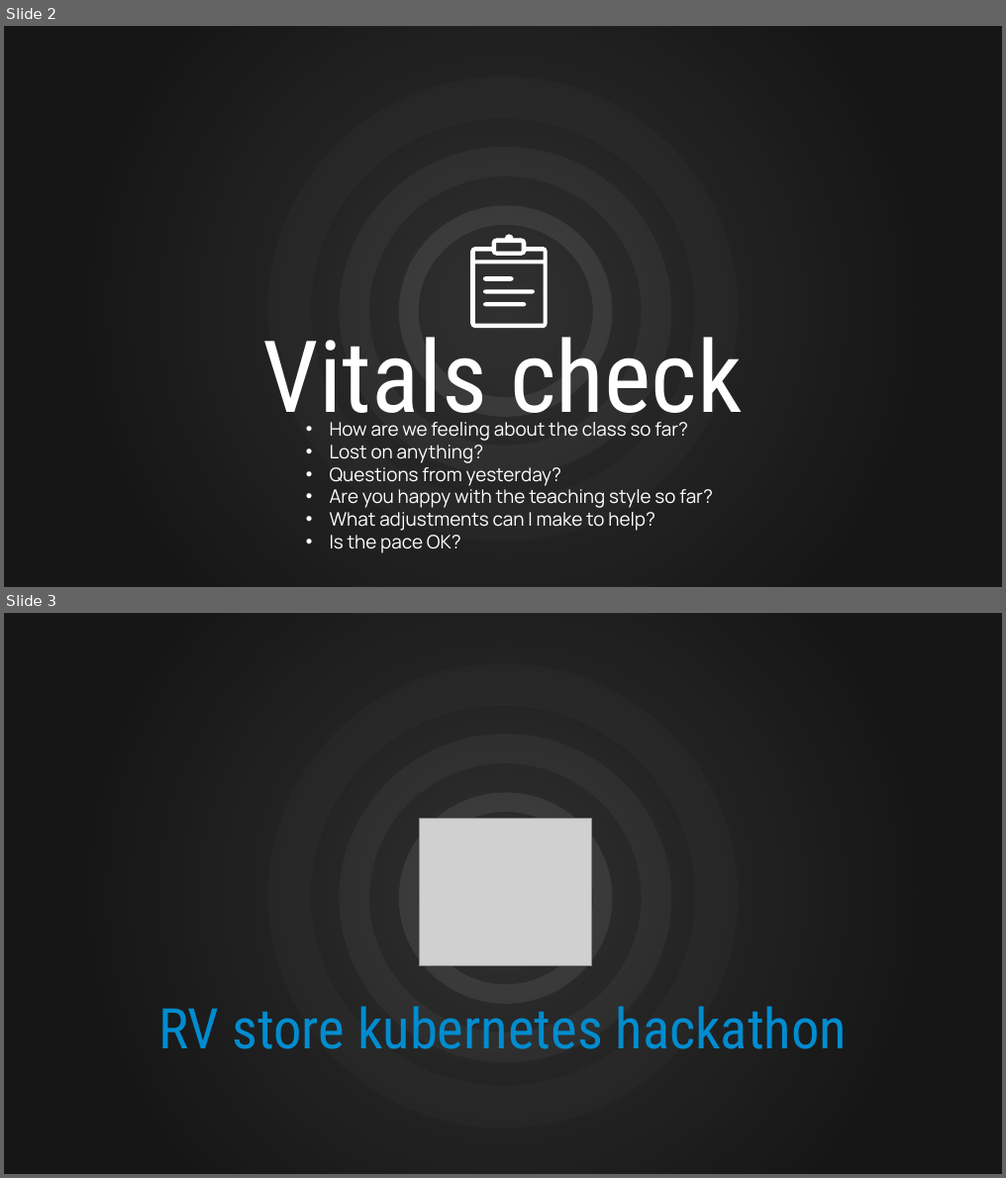
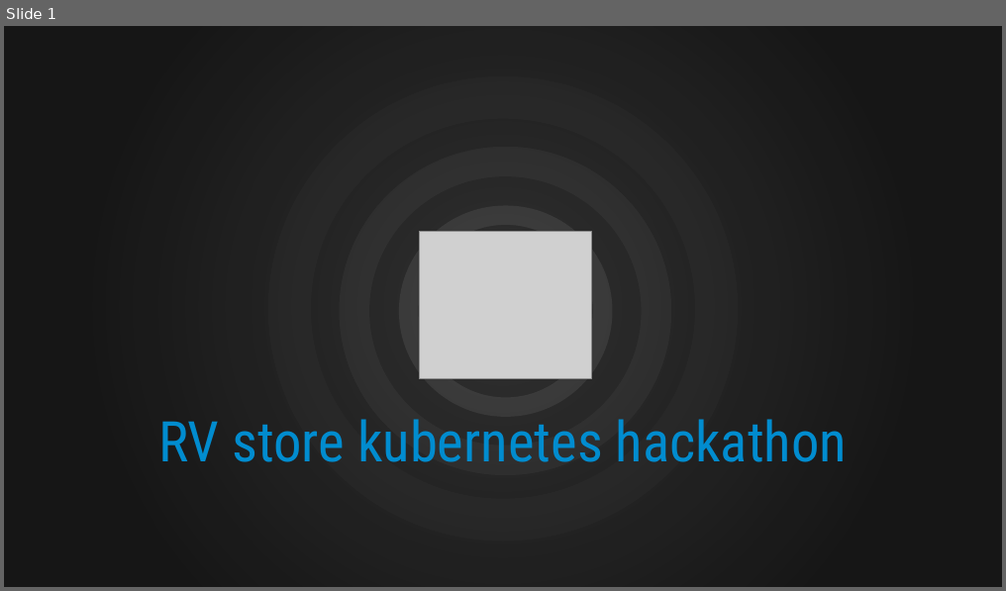
Before and after one commit to VergeOps/k8s-rvstore, a slide deck: rvstore_hackathon/Kubernetes-RV Store Hackathon.pptx. Shown one above the other, each under a label of ours: slides 2 and 3 before the commit, slide 1 after it. The pictures are 1006x1178 and 1006x591 pixels, drawn with LibreOffice and Linux fonts; fonts in the diff are those of the drawing; grey boxes stand for pictures; background and template pictures are left out. Boxes give left, top, right and bottom in pixels: in the first picture for what was removed or moved away, otherwise in the second. Text is boxed around its words. In the diff, an @@ line names an element or a change of style, - is before the commit and + after.

```diff
--- a/rvstore_hackathon/Kubernetes-RV Store Hackathon.pptx
+++ b/rvstore_hackathon/Kubernetes-RV Store Hackathon.pptx
@@ slide 2 removed at (4,26,1002,587), background picture (left out) @@
@@ freeform shape removed at (4,26,1002,587) @@
@@ freeform shape removed at (268,76,739,541) @@
@@ freeform shape removed at (340,147,672,475) @@
@@ freeform shape removed at (399,205,613,417) @@
@@ freeform shape removed at (470,234,548,328) @@
@@ title removed at (263,321,742,436) @@
-Vitals check
@@ text removed at (330,422,713,554) @@
-• How are we feeling about the class so far?
-• Lost on anything?
-• Questions from yesterday?
-• Are you happy with the teaching style so far?
-• What adjustments can I make to help?
-• Is the pace OK?
@@ what was slide 3 is now slide 1 @@
```
Also in this commit, not shown: 1 slide changed, 1 other slide removed, 1 other file.
